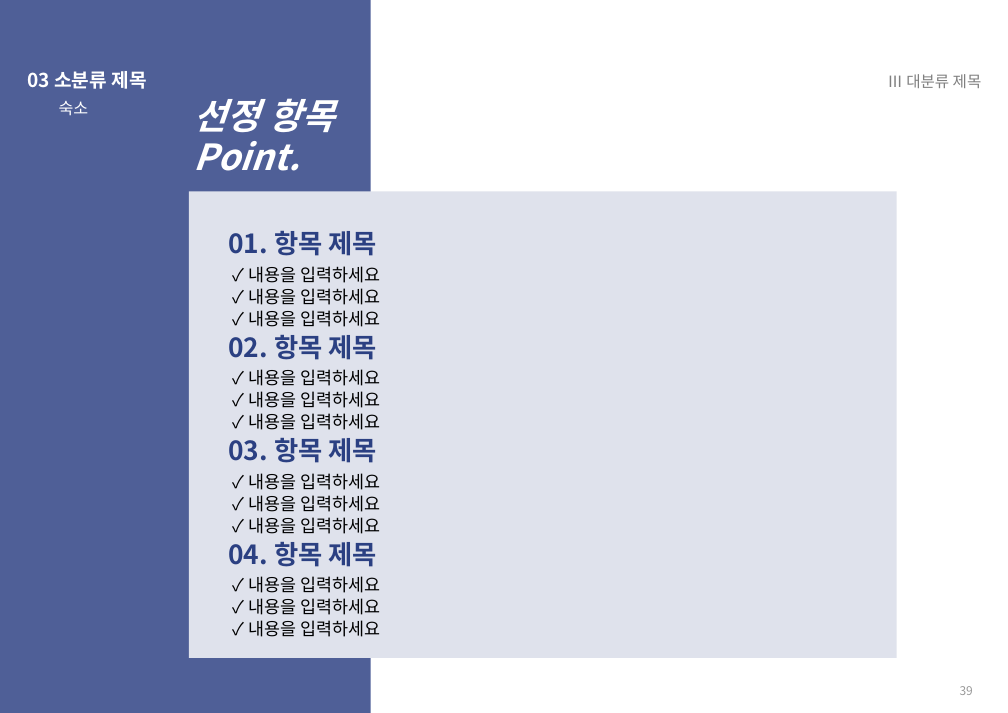
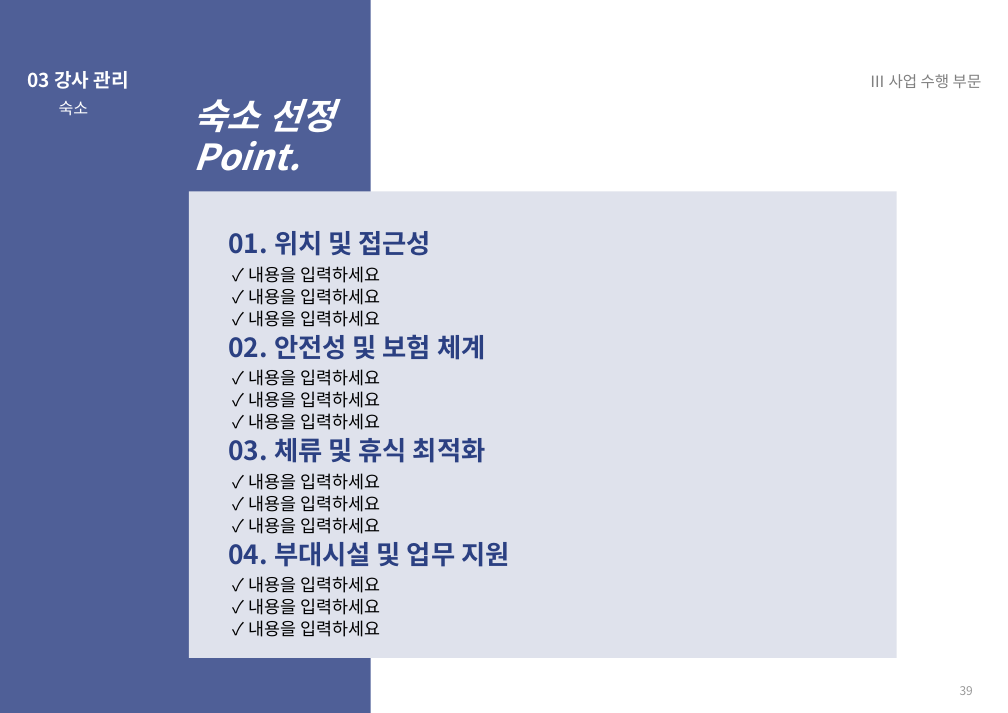
Before and after one commit to jinyor4435/-, a slide deck: slide 39 of 입찰제안서_PPT템플릿_2026SW미래채움.pptx. Drawn at 1008x713 pixels with LibreOffice and Linux fonts; fonts in the diff are those of the drawing. Boxes give left, top, right and bottom in pixels: in the first picture for what was removed or moved away, otherwise in the second. Text is boxed around its words. In the diff, an @@ line names an element or a change of style, - is before the commit and + after.

```diff
--- a/입찰제안서_PPT템플릿_2026SW미래채움.pptx
+++ b/입찰제안서_PPT템플릿_2026SW미래채움.pptx
@@ text at (28,71,129,89): text changed @@
-03 소분류 제목
+03 강사 관리
@@ text at (870,74,982,88): text changed @@
-Ⅲ 대분류 제목
+Ⅲ 사업 수행 부문
@@ text at (194,99,334,132): text changed @@
-선정 항목
+숙소 선정
@@ text at (228,231,432,256): text changed @@
-01. 항목 제목
+01. 위치 및 접근성
@@ text at (228,334,485,360): text changed @@
-02. 항목 제목
+02. 안전성 및 보험 체계
@@ text at (228,438,486,463): text changed @@
-03. 항목 제목
+03. 체류 및 휴식 최적화
@@ text at (228,542,509,567): text changed @@
-04. 항목 제목
+04. 부대시설 및 업무 지원
```
Also in this commit, not shown: 41 other slides changed, 13 slides added, 13 slides removed.
